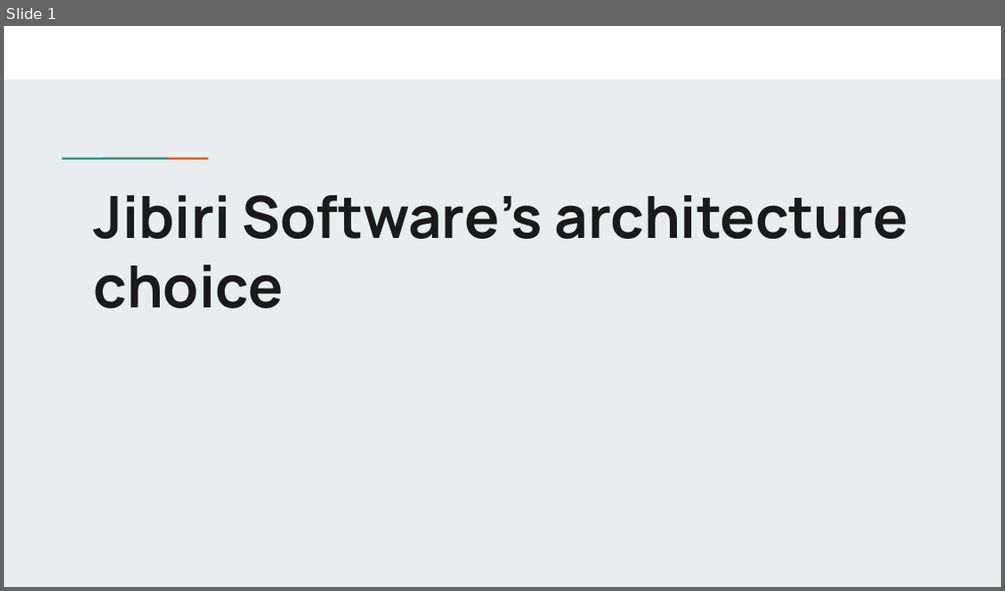
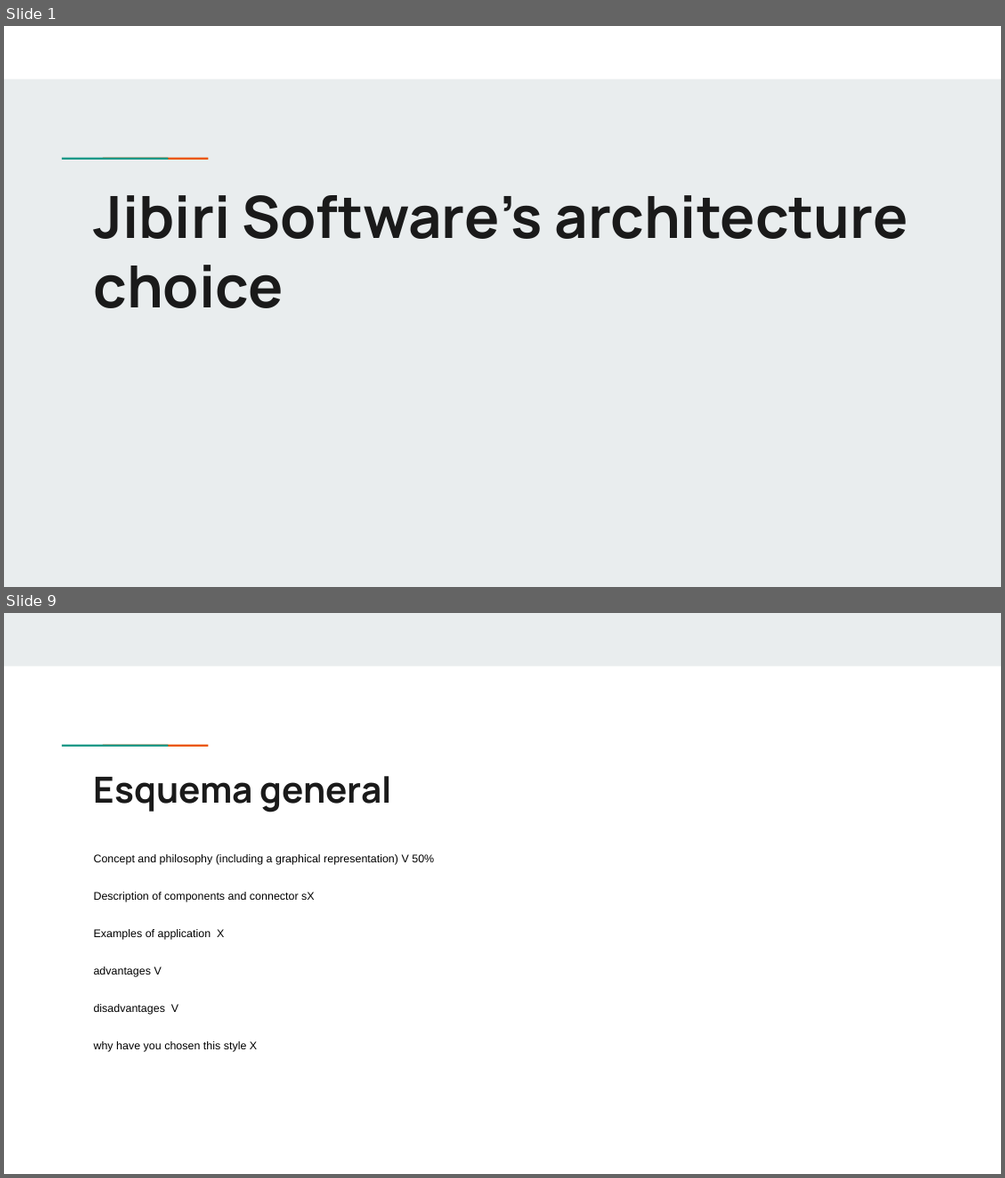
Before and after one commit to Jibiri-Software/WhiteWiseWeasel, a slide deck: SoftwareArchitecture/Jibiri_software_architecture_choice.pptx. Shown one above the other, each under a label of ours: slide 1 before the commit, slides 1 and 9 after it; the slides between them are not shown. The pictures are 1005x591 and 1005x1178 pixels, drawn with LibreOffice and Linux fonts; fonts in the diff are those of the drawing. Boxes give left, top, right and bottom in pixels: in the first picture for what was removed or moved away, otherwise in the second. Text is boxed around its words. In the diff, an @@ line names an element or a change of style, - is before the commit and + after.

```diff
--- a/SoftwareArchitecture/Jibiri_software_architecture_choice.pptx
+++ b/SoftwareArchitecture/Jibiri_software_architecture_choice.pptx
@@ slide 9 added at (x1=4, y1=613, x2=1001, y2=1174), background #FFFFFF; not listed: 2 template elements that a slide beside it also shows @@
@@ rectangle added at (x1=4, y1=613, x2=1001, y2=666), fill #E9EDEE @@
@@ title added at (x1=94, y1=776, x2=392, y2=812), 26 pt, text #1A1A1A, bold @@
+Esquema general
@@ text added at (x1=94, y1=854, x2=434, y2=1052), 8 pt, text #000000 @@
+Concept and philosophy (including a graphical representation) V 50%
+Description of components and connector sX
+Examples of application X
+advantages V
+disadvantages V
+why have you chosen this style X
```
Also in this commit, not shown: 1 slide changed, 6 other slides added, 6 slides removed, 2 other files.
